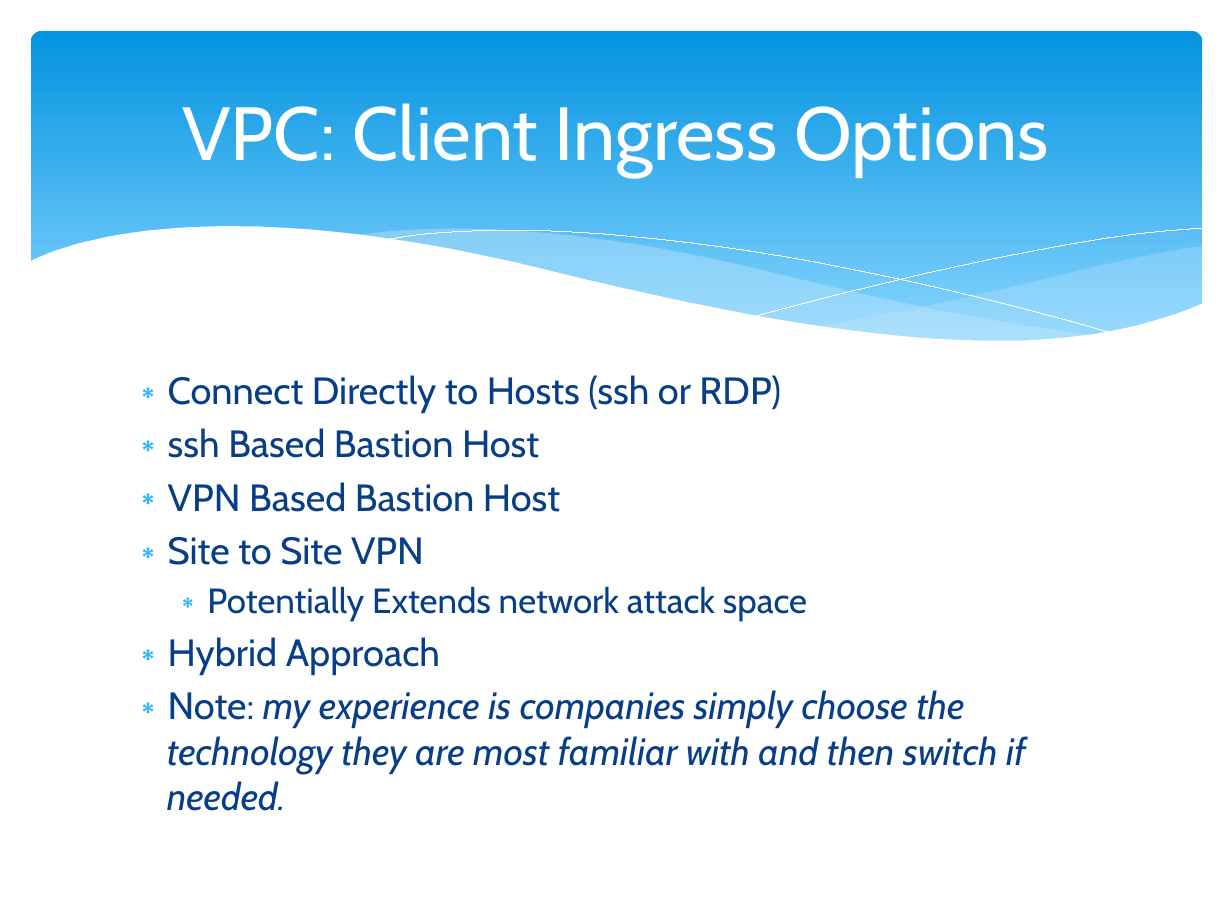
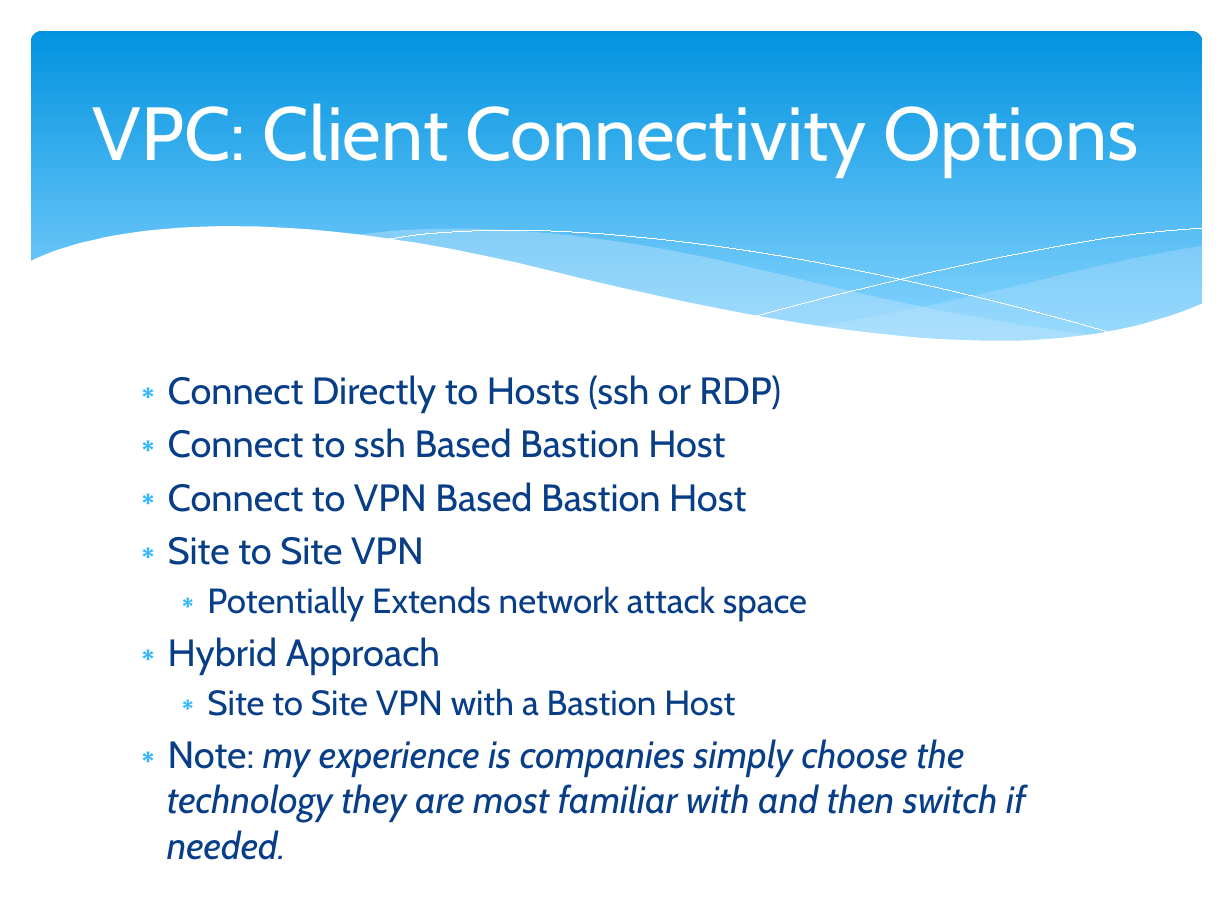
Before and after one commit to cloudavail/awstraining, a slide deck: slide 25 of aws-vpc/aws-vpc.pptx. Drawn at 1232x924 pixels with LibreOffice and Linux fonts; fonts in the diff are those of the drawing. Boxes give left, top, right and bottom in pixels: in the first picture for what was removed or moved away, otherwise in the second. Text is boxed around its words. In the diff, an @@ line names an element or a change of style, - is before the commit and + after.

Commit message:
VPC update - clarify connectivity options

```diff
--- a/aws-vpc/aws-vpc.pptx
+++ b/aws-vpc/aws-vpc.pptx
@@ title at (93,103,1139,175): text changed @@
-VPC: Client Ingress Options
+VPC: Client Connectivity Options
@@ text at (168,428,746,512): text changed @@
-∗ ssh Based Bastion Host
-∗ VPN Based Bastion Host
+∗ Connect to ssh Based Bastion Host
+∗ Connect to VPN Based Bastion Host
@@ text at (207,688,735,716): paragraph added @@
+  ∗ Site to Site VPN with a Bastion Host
```
Also in this commit, not shown: 12 other slides changed.
